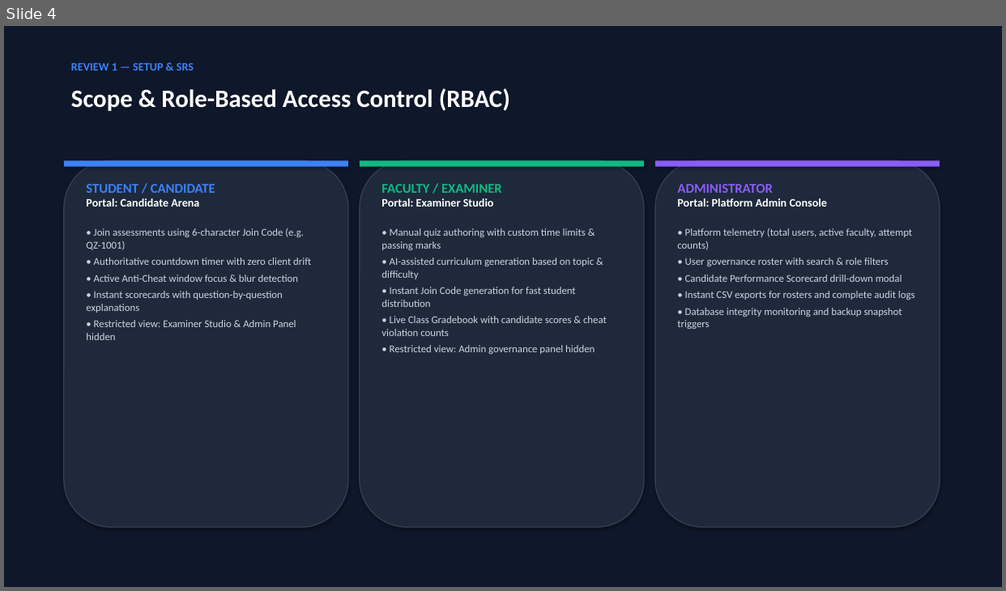
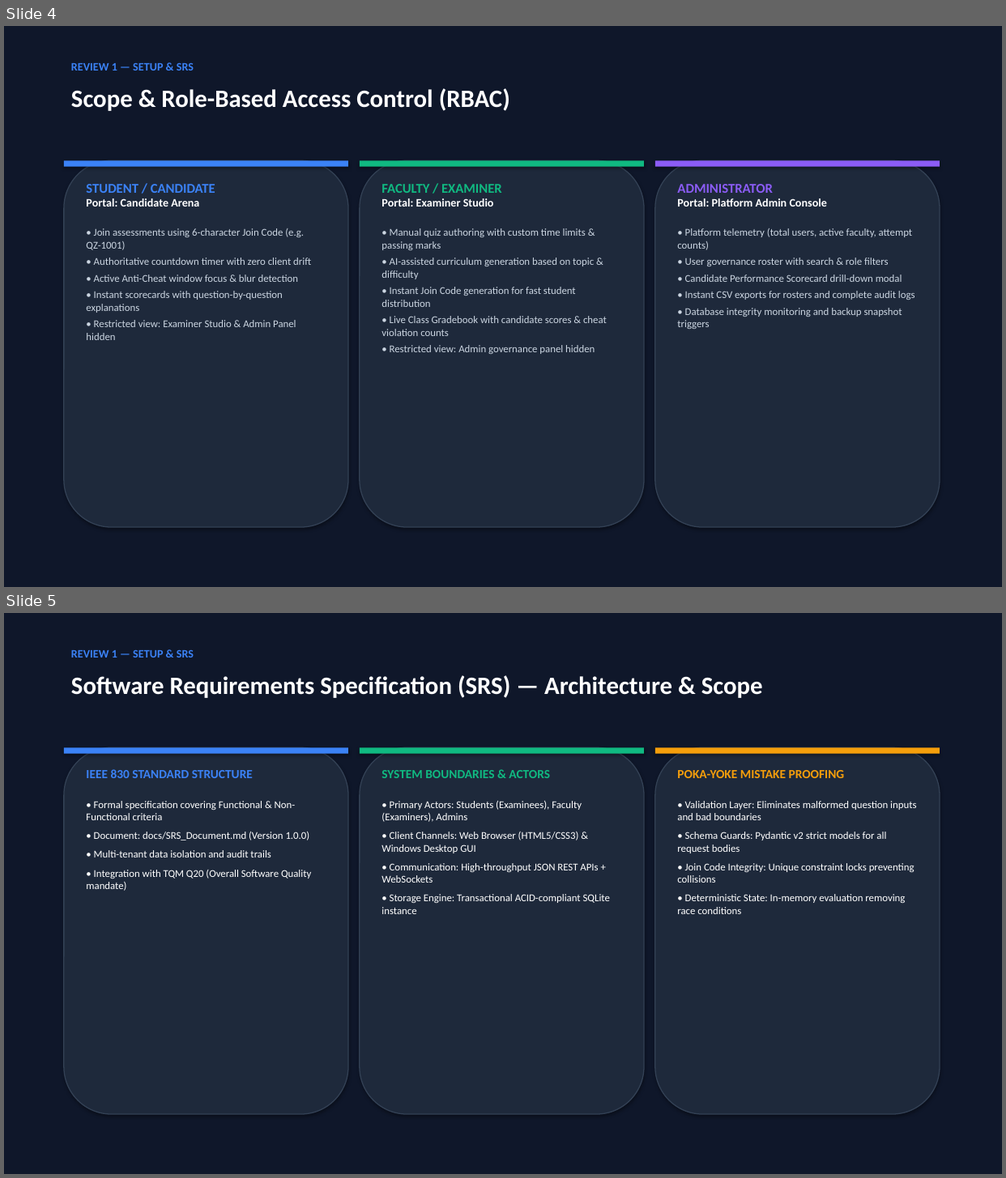
Before and after one commit to Vanshika071417/Online_Quiz_System, a slide deck: QuizSphere_Review_1_Presentation.pptx. Shown one above the other, each under a label of ours: slide 4 before the commit, slides 4 and 5 after it. The pictures are 1006x591 and 1006x1178 pixels, drawn with LibreOffice and Linux fonts; fonts in the diff are those of the drawing. Boxes give left, top, right and bottom in pixels: in the first picture for what was removed or moved away, otherwise in the second. Text is boxed around its words. In the diff, an @@ line names an element or a change of style, - is before the commit and + after.

Commit message:
docs: embed comprehensive SRS and Working App Demo Guide directly into PPT presentation

```diff
--- a/QuizSphere_Review_1_Presentation.pptx
+++ b/QuizSphere_Review_1_Presentation.pptx
@@ slide 5 added at <box>4,613,1002,1174</box>, background #FFFFFF @@
@@ rectangle added at <box>4,613,1002,1174</box>, fill #0F172A @@
@@ text added at <box>71,649,194,658</box>, 11 pt, text #3B82F6, bold @@
+REVIEW 1 — SETUP & SRS
@@ text added at <box>71,675,763,698</box>, 24 pt, text #FFFFFF, bold @@
+Software Requirements Specification (SRS) — Architecture & Scope
@@ rounded rectangle added at <box>64,747,348,1114</box>, fill #1E293B, outline #334155 1 pt @@
@@ rectangle added at <box>64,747,348,754</box>, fill #3B82F6 @@
@@ rounded rectangle added at <box>360,747,644,1114</box>, fill #1E293B, outline #334155 1 pt @@
@@ rectangle added at <box>360,747,644,754</box>, fill #10B981 @@
@@ rounded rectangle added at <box>655,747,940,1114</box>, fill #1E293B, outline #334155 1 pt @@
@@ rectangle added at <box>655,747,940,754</box>, fill #F59E0B @@
@@ text added at <box>86,769,311,891</box>, 10 pt, text #FFFFFF @@
+IEEE 830 STANDARD STRUCTURE
+• Formal specification covering Functional & Non-Functional criteria
+• Document: docs/SRS_Document.md (Version 1.0.0)
+• Multi-tenant data isolation and audit trails
+• Integration with TQM Q20 (Overall Software Quality mandate)
@@ text added at <box>381,770,610,914</box>, 10 pt, text #FFFFFF @@
+SYSTEM BOUNDARIES & ACTORS
+• Primary Actors: Students (Examinees), Faculty (Examiners), Admins
+• Client Channels: Web Browser (HTML5/CSS3) & Windows Desktop GUI
+• Communication: High-throughput JSON REST APIs + WebSockets
+• Storage Engine: Transactional ACID-compliant SQLite instance
@@ text added at <box>677,770,916,914</box>, 10 pt, text #FFFFFF @@
+POKA-YOKE MISTAKE PROOFING
+• Validation Layer: Eliminates malformed question inputs and bad boundaries
+• Schema Guards: Pydantic v2 strict models for all request bodies
+• Join Code Integrity: Unique constraint locks preventing collisions
+• Deterministic State: In-memory evaluation removing race conditions
```
Also in this commit, not shown: 2 slides changed, 3 other slides added, 1 slide removed, 2 other files.
